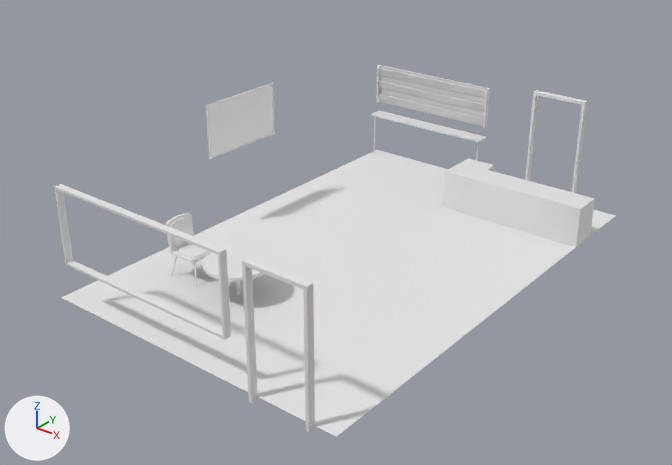
The Blender file Assets/Models/Raw/room.blend as it was, and as the next commit left it.
Both versions are drawn from a 50 mm camera at (30.3, -40.5, 26.0) aimed at (-0.4, -2.1, 2.2). Arrows for +X, +Y and +Z are at lower left; the lights stay in place.

In view in the first picture: 'B_Door-Frame', 'Bet-Slip-Holder', 'Bet-Slip-Table', 'Chair-Cushion', 'Desk', 'F_Door-Frame', 'F_Window-Frame', 'Floor', 'Round_Table', 'TV-Screen'.
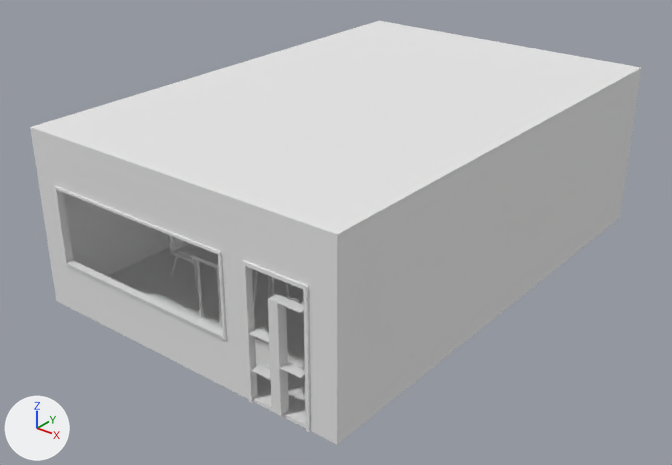
Diff of the bpy script that builds the scene:
```diff
--- a/Assets/Models/Raw/room.blend.py
+++ b/Assets/Models/Raw/room.blend.py
@@ txt_text_003 @@
+txt_text_003 = bpy.data.curves.new('Text.003', 'FONT')
+txt_text_003.body = 'Avg. Human'
+txt_text_003.offset_x = -2.549
+txt_text_003.offset_y = 0.114
@@ txt_text_002 @@
+txt_text_002 = bpy.data.curves.new('Text.002', 'FONT')
+txt_text_002.body = 'High Table'
+txt_text_002.offset_x = -2.139
+txt_text_002.offset_y = 0.11
@@ txt_text_001 @@
+txt_text_001 = bpy.data.curves.new('Text.001', 'FONT')
+txt_text_001.body = 'Chair'
+txt_text_001.offset_x = -1.082
+txt_text_001.offset_y = 0.123
@@ txt_text @@
+txt_text = bpy.data.curves.new('Text', 'FONT')
+txt_text.body = 'Table'
+txt_text.offset_x = -1.195
+txt_text.offset_y = 0.107
@@ ob_bet_slip_table @@
-ob_bet_slip_table = bpy.data.objects.new('Bet-Slip-Table', me_cube_013)
@@ ob_round_table @@
 _m = ob_round_table.modifiers.new('Subsurf', 'SUBSURF')
+ob_round_table.hide_viewport = True
@@ ob_room @@
 ob_room.location = (0.0, 0.0, 0.0)
-ob_room.hide_viewport = True
@@ ob_scale_ref @@
+ob_scale_ref = bpy.data.objects.new('Scale-Ref', me_cube_012)  # 52 vertices, 50 faces; spans x -1.47..1.56, y -0.28..0.28, z 0.0..5.91
+ob_scale_ref.location = (6.64, -14.93, 0.11)
@@ ob_high_table_1x3 @@
+ob_high_table_1x3 = bpy.data.objects.new('High-Table_1x3', me_cube_014)  # 128 vertices, 66 faces; spans x -1.0..1.0, y -3.0..3.0, z -3.71..0.1
+ob_high_table_1x3.location = (-1.37, -8.63, 3.81)
@@ ob_high_chair @@
+ob_high_chair = bpy.data.objects.new('High-Chair', me_cube_019)  # 1194 vertices, 1136 faces; spans x -0.81..0.84, y -0.7..0.7, z 0.0..4.12; in mat_high_chair_uvs_png (its picture is missing)
+ob_high_chair.location = (0.15, -8.36, 0.1)
@@ ob_text_003 @@
+ob_text_003 = bpy.data.objects.new('Text.003', txt_text_003)
+ob_text_003.parent = ob_scale_ref
+ob_text_003.location = (7.557, -14.66, 6.018)
+ob_text_003.rotation_euler = (-1.571, -3.142, 0.0)  # degrees (-90, -180, 0)
+ob_text_003.scale = (0.22, 0.22, 0.22)
@@ ob_text_002 @@
+ob_text_002 = bpy.data.objects.new('Text.002', txt_text_002)
+ob_text_002.parent = ob_scale_ref
+ob_text_002.location = (5.769, -14.66, 3.812)
+ob_text_002.rotation_euler = (-1.571, -3.142, 0.0)  # degrees (-90, -180, 0)
+ob_text_002.scale = (0.22, 0.22, 0.22)
@@ ob_text_001 @@
+ob_text_001 = bpy.data.objects.new('Text.001', txt_text_001)
+ob_text_001.parent = ob_scale_ref
+ob_text_001.location = (5.767, -14.66, 1.85)
+ob_text_001.rotation_euler = (-1.571, -3.142, 0.0)  # degrees (-90, -180, 0)
+ob_text_001.scale = (0.245, 0.245, 0.245)
@@ ob_text @@
+ob_text = bpy.data.objects.new('Text', txt_text)
+ob_text.parent = ob_scale_ref
+ob_text.location = (7.529, -14.66, 2.728)
+ob_text.rotation_euler = (-1.571, -3.142, 0.0)  # degrees (-90, -180, 0)
+ob_text.scale = (0.249, 0.249, 0.249)
```

What differs and where, as boxes (x1, y1, x2, y2) in the pictures (672 x 465 px):
'Room', shown: after (30, 21, 642, 444)
'Scale-Ref', added: after (250, 294, 305, 416)
'Round_Table', hidden: before (203, 246, 272, 295)
'Bet-Slip-Table', deleted: before (371, 110, 486, 161)
'High-Table_1x3', added: after (191, 249, 293, 328)
'High-Chair', added: after (253, 271, 289, 308)
'Floor', unchanged, covered by the edit: before (61, 150, 616, 437); after (108, 247, 306, 421)
'Desk', unchanged, covered by the edit: before (443, 158, 595, 247)
'Bet-Slip-Holder', unchanged, covered by the edit: before (376, 65, 490, 128)
'TV-Screen', unchanged, covered by the edit: before (208, 85, 273, 157)
